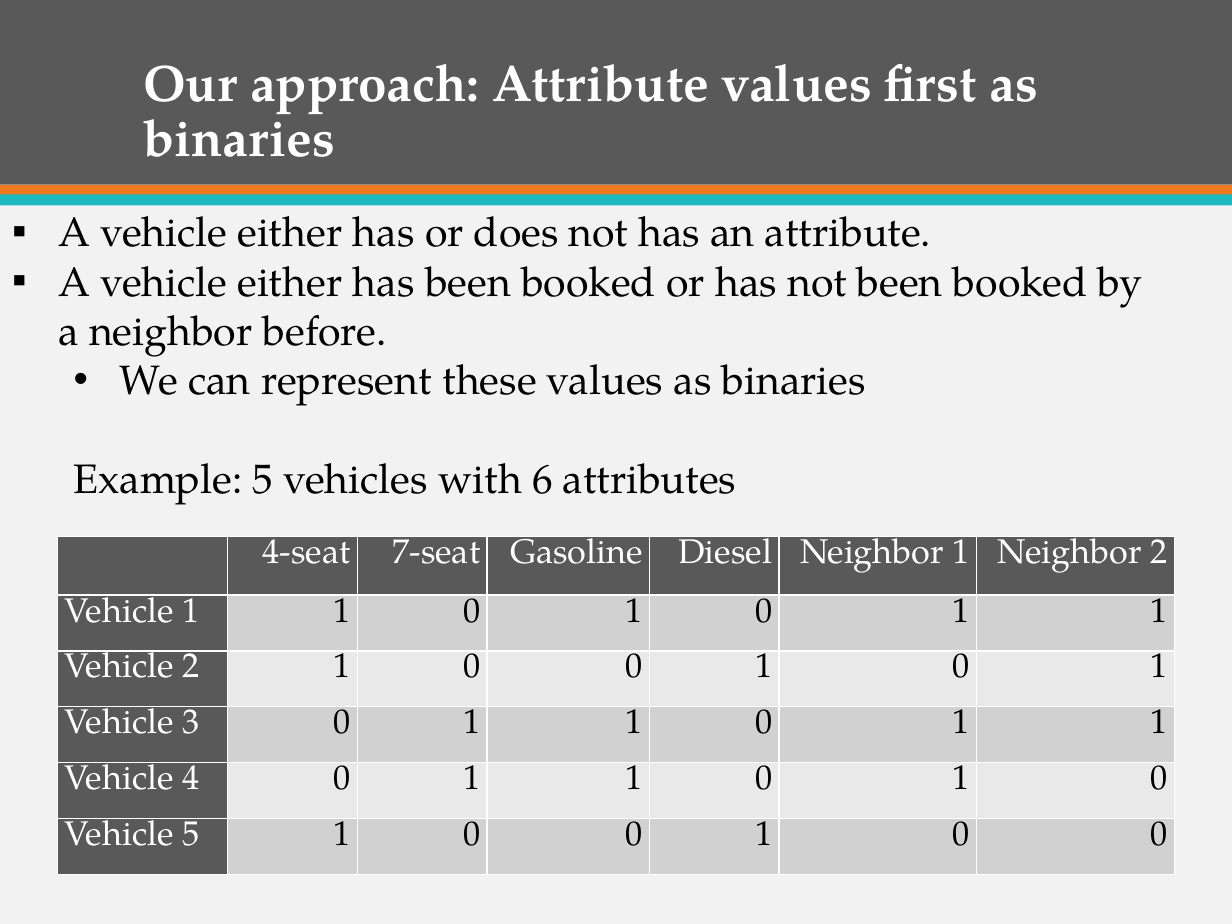
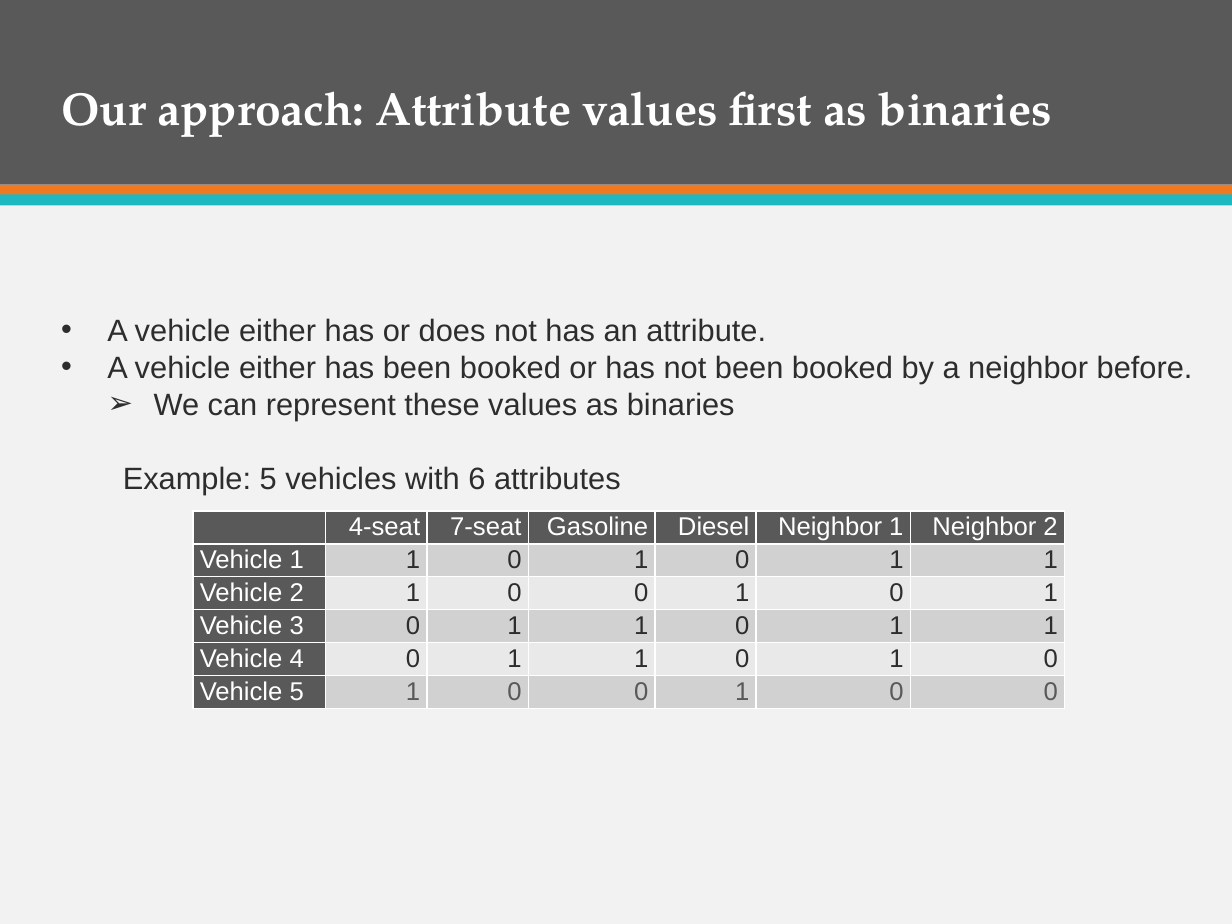
Before and after one commit to firzgard/CarRentalPortal, a slide deck: slide 57 of slide/CAR RENTAL PORTAL-Official.pptx. Drawn at 1232x924 pixels with LibreOffice and Linux fonts; fonts in the diff are those of the drawing. Boxes give left, top, right and bottom in pixels: in the first picture for what was removed or moved away, otherwise in the second. Text is boxed around its words. In the diff, an @@ line names an element or a change of style, - is before the commit and + after.

```diff
--- a/slide/CAR RENTAL PORTAL-Official.pptx
+++ b/slide/CAR RENTAL PORTAL-Official.pptx
@@ title "Our approach: Attribute values first ...": place and size @@
-title "Our approach: Attribute values first ..." at box(143, 64, 1037, 157)
+title "Our approach: Attribute values first ..." at box(61, 91, 1052, 137)
@@ title "Our approach: Attribute values first ..." at box(61, 91, 1052, 137): size 30 to 27 pt @@
@@ text "A vehicle either has or ...": place and size @@
-text "A vehicle either has or ..." at box(58, 203, 1142, 505)
+text "A vehicle either has or ..." at box(107, 318, 1193, 494)
@@ text "A vehicle either has or ..." at box(107, 318, 1193, 494): size 24 to 18 pt, font TeX Gyre Pagella to Arial, text colour #000000 to #2C2C2C; bullet ▪ to •; bullet • to ➢ @@
@@ table at box(193, 511, 1064, 708) @@
@@ size 20 to 15 pt, font TeX Gyre Pagella to Arial @@
@@ text colour #000000 to #2C2C2C in "1", "0", "1", "0" and 20 more places @@
@@ text colour #000000 to #595959 in "1", "0", "0", "1" and 2 more places @@
@@ table: place and size @@
-table at box(58, 536, 1173, 875)
+table at box(193, 511, 1064, 708)
```
Also in this commit, not shown: 23 other slides changed, 2 slides added.
